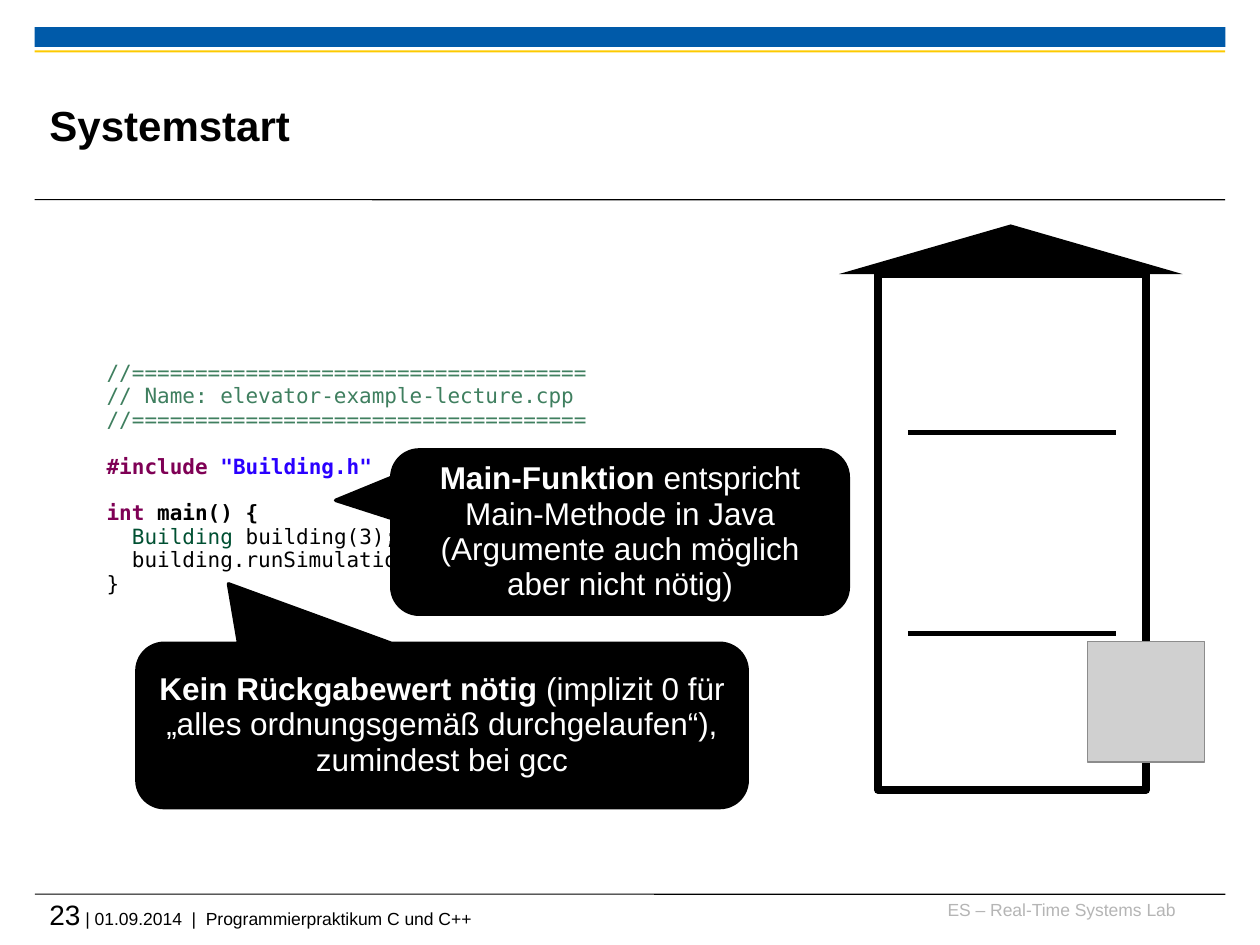
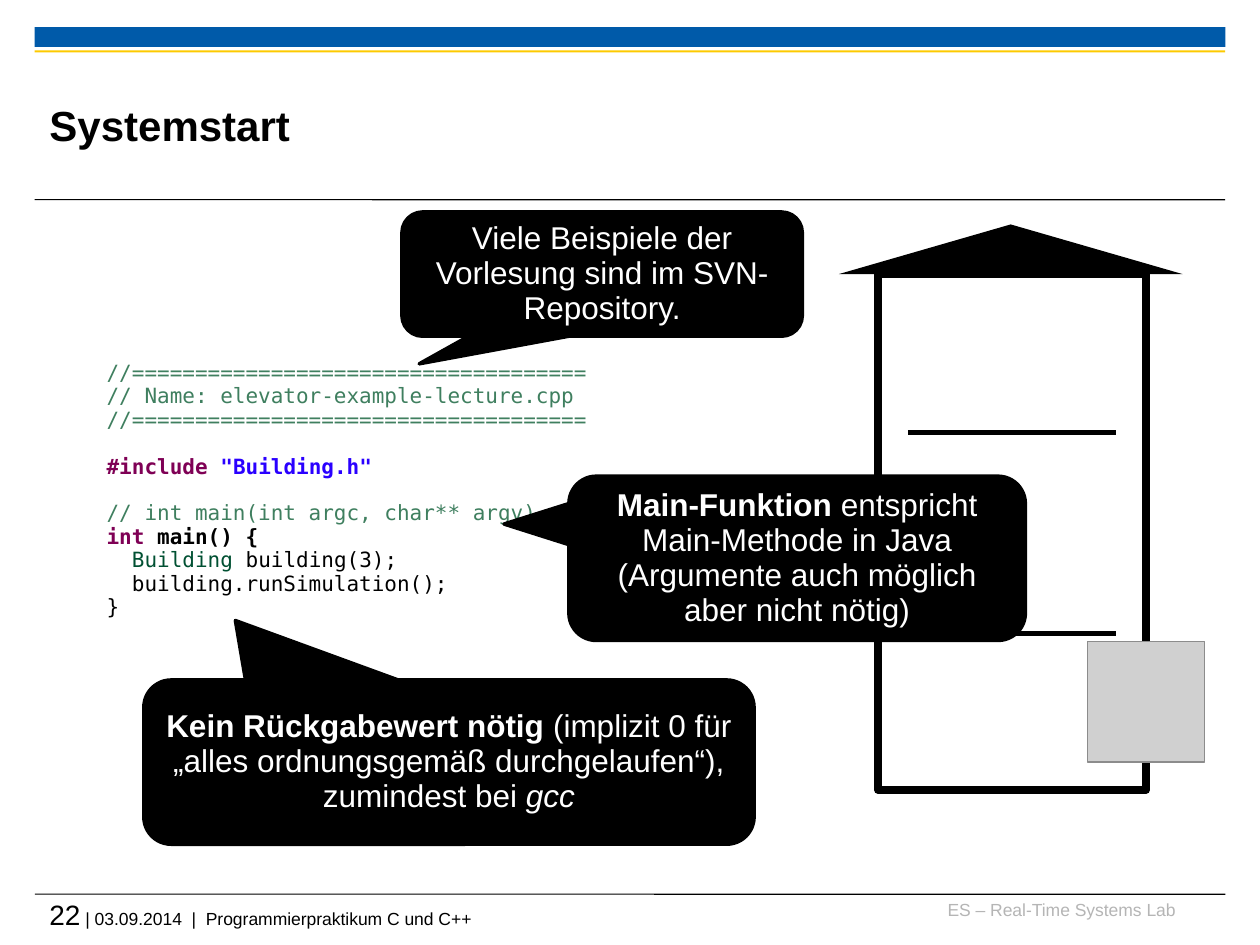
Before and after one commit to h82k/tud-cppp, a slide deck: slide 22 of Vorlesung/1 Einführung.pptx (slide 23 before the commit). Drawn at 1260x945 pixels with LibreOffice and Linux fonts; fonts in the diff are those of the drawing; grey boxes stand for pictures; background and template pictures are left out. Boxes give left, top, right and bottom in pixels: in the first picture for what was removed or moved away, otherwise in the second. Text is boxed around its words. In the diff, an @@ line names an element or a change of style, - is before the commit and + after.

```diff
--- a/Vorlesung/1 Einführung.pptx
+++ b/Vorlesung/1 Einführung.pptx
@@ rounded speech box added at (x1=402, y1=212, x2=803, y2=336), fill #000000, outline #000000 2 pt, 18 pt, text #FFFFFF @@
+Viele Beispiele der Vorlesung sind im SVN-Repository.
@@ rounded speech box "Main-Funktion entspricht Main-Methode in Java ..." moved from (x1=392, y1=450, x2=848, y2=614) to (x1=570, y1=476, x2=1026, y2=640) @@
@@ rounded speech box "Main-Funktion entspricht Main-Methode in Java ..." at (x1=570, y1=476, x2=1026, y2=640): proportions changed @@
@@ text at (x1=145, y1=504, x2=536, y2=525): paragraph added @@
+// int main(int argc, char** argv)
@@ rounded speech box "Kein Rückgabewert nötig (implizit 0 ..." moved from (x1=137, y1=644, x2=747, y2=808) to (x1=144, y1=680, x2=753, y2=844) @@
@@ rounded speech box "Kein Rückgabewert nötig (implizit 0 ..." at (x1=144, y1=680, x2=753, y2=844): italic on in "gcc" @@
@@ text at (x1=49, y1=905, x2=471, y2=929): text changed @@
-23 | 01.09.2014 | Programmierpraktikum C und C++
+22 | 03.09.2014 | Programmierpraktikum C und C++
```
Also in this commit, not shown: 2 other slides changed, 1 slide removed, 2 other files.
